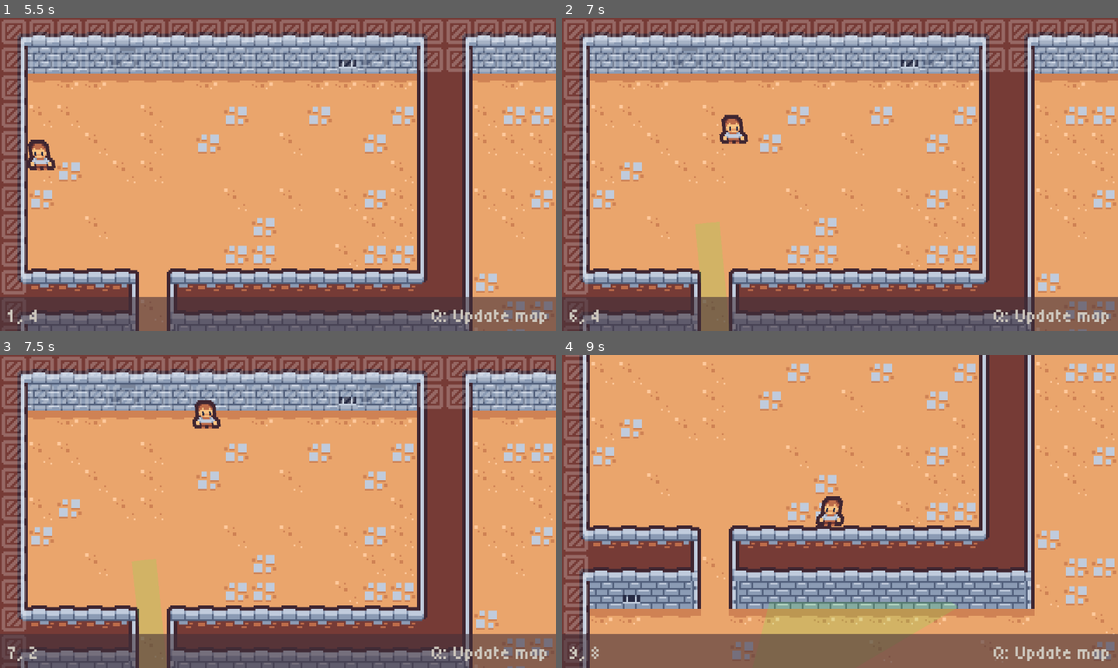
Above: before the commit, frames 1-4 (two rows, left to right).
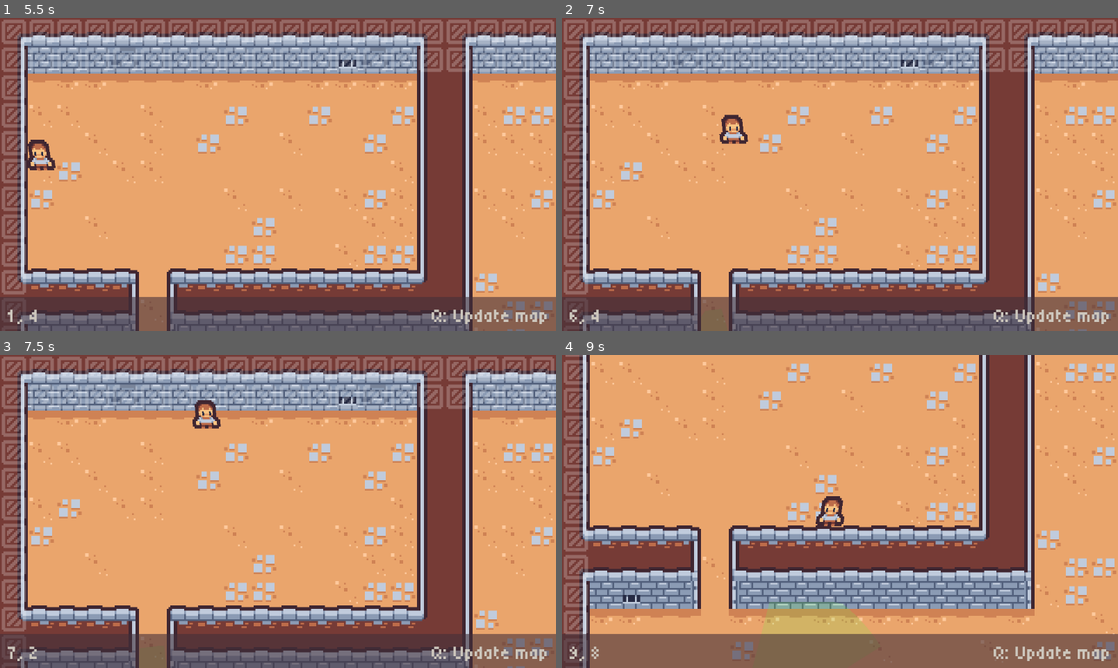
Above: after the commit, the same moments.

Repository: johnreybacal/dungeon-seo-solutions-inc
Game: Godot game, scene res://scenes/game.tscn
Two runs of this game, one before a commit and one after it. Both use one fixed random seed, a clock stepped at 60 frames per second and the inputs below.
Inputs (mouse positions are in pixels of both pictures, inside the frame that each line leads up to):
- Up to frame 1 (5.5 s): move the mouse to (400, 158) at 0.52 s; hold D (move_right) 0.53-1.28 s; tap Space (dash) at 0.6, 4.35 s; click (400, 158) at 0.67 s; move the mouse to (166, 190) at 1.27 s; hold S (move_down) 1.28-2.03 s; tap 4 (use_enemy) at 1.35 s; move the mouse to (333, 105) at 2.02 s; hold D (move_right) 2.03-2.78 s; hold 1 (use_ground) 2.03-2.78 s; move the mouse to (250, 237) at 2.77 s; hold W (move_up) 2.78-3.53 s; tap 3 (use_trap) at 2.85 s; click (250, 237) at 2.92 s; move the mouse to (444, 221) at 3.52 s; hold 2 (use_wall) 3.53-4.28 s; hold A (move_left) 3.53-5.03 s; move the mouse to (111, 127) at 4.27 s; move the mouse to (305, 174) at 5.02 s; hold S (move_down) from 5.03 s (still down); hold 4 (use_enemy) from 5.03 s (still down); click (305, 174) at 5.17 s
- Up to frame 2 (7 s): move the mouse to (756, 96) at 5.77 s; release S (move_down) at 5.78 s; release 4 (use_enemy) at 5.78 s; hold D (move_right) 5.78-6.53 s; tap 1 (use_ground) at 5.85 s; move the mouse to (962, 158) at 6.52 s; hold W (move_up) from 6.53 s (still down); hold 3 (use_trap) from 6.53 s (still down)
- Up to frame 3 (7.5 s): move the mouse to (166, 527) at 7.27 s; release W (move_up) at 7.28 s; release 3 (use_trap) at 7.28 s; hold D (move_right) from 7.28 s (still down); tap 2 (use_wall) at 7.35 s; click (166, 527) at 7.42 s
- Up to frame 4 (9 s): move the mouse to (895, 442) at 8.02 s; release D (move_right) at 8.03 s; hold S (move_down) 8.03-8.78 s; tap Space (dash) at 8.1 s; move the mouse to (812, 574) at 8.77 s; hold A (move_left) from 8.78 s (still down); tap 4 (use_enemy) at 8.85 s

Frame 1 is identical in both runs. In frame 2, less than 0.1% of the frame differs, in the area x 24-25%, y 81-85%; in frame 3, less than 0.1%; in frame 4, 0.2%, in the area x 49-72%, y 78-87%.

Commit message:
remove navigation region | enemy weapon sheate animation

Diff:
--- a/scenes/enemy.tscn
+++ b/scenes/enemy.tscn
@@ -64,10 +64,39 @@
 "values": [-0.7853982, -1.5707964]
 }
 
+[sub_resource type="Animation" id="Animation_xwavj"]
+resource_name = "draw"
+length = 0.25
+tracks/0/type = "value"
+tracks/0/imported = false
+tracks/0/enabled = true
+tracks/0/path = NodePath(".:position")
+tracks/0/interp = 1
+tracks/0/loop_wrap = true
+tracks/0/keys = {
+"times": PackedFloat32Array(0, 0.25),
+"transitions": PackedFloat32Array(1, 1),
+"update": 0,
+"values": [Vector2(-12, 0), Vector2(0, 0)]
+}
+tracks/1/type = "value"
+tracks/1/imported = false
+tracks/1/enabled = true
+tracks/1/path = NodePath(".:rotation")
+tracks/1/interp = 1
+tracks/1/loop_wrap = true
+tracks/1/keys = {
+"times": PackedFloat32Array(0, 0.25),
+"transitions": PackedFloat32Array(1, 1),
+"update": 0,
+"values": [-1.5707964, -0.7853982]
+}
+
 [sub_resource type="AnimationLibrary" id="AnimationLibrary_xwavj"]
 _data = {
 &"RESET": SubResource("Animation_c4w8v"),
-&"draw": SubResource("Animation_5uy6h")
+&"draw": SubResource("Animation_5uy6h"),
+&"sheathe": SubResource("Animation_xwavj")
 }
 
 [sub_resource type="Animation" id="Animation_qhqgy"]
@@ -307,7 +336,7 @@
 rotation = -1.5708
 angle_deg = 45
 ray_count = 50
-max_distance = 150.0
+max_distance = 100.0
 collision_layer_mask = 5
 
 [node name="VisionConeRenderer" parent="VisionCone/VisionCone2D" index="0"]
--- a/scenes/game.tscn
+++ b/scenes/game.tscn
@@ -7,15 +7,10 @@
 [ext_resource type="PackedScene" uid="uid://i7qpg6tjfq6s" path="res://scenes/hud.tscn" id="4_lbhrr"]
 [ext_resource type="PackedScene" uid="uid://cuhhvtpvqv8yo" path="res://scenes/enemy.tscn" id="6_p57ef"]
 
-[sub_resource type="NavigationPolygon" id="NavigationPolygon_p57ef"]
-
 [node name="Game" type="Node2D"]
 script = ExtResource("1_lnu2h")
 
-[node name="NavigationRegion2D" type="NavigationRegion2D" parent="."]
-navigation_polygon = SubResource("NavigationPolygon_p57ef")
-
-[node name="DungeonTileMap" type="TileMapLayer" parent="NavigationRegion2D"]
+[node name="DungeonTileMap" type="TileMapLayer" parent="."]
 position = Vector2(-16, -16)
 tile_map_data = PackedByteArray("AAAAABEAAAABAAEAAAABABEAAAACAAQAAAACABEAAAADAAQAAAADABEAAAACAAQAAAAEABEAAAABAAQAAAAFAB …(17616 unchanged characters)…
 tile_set = ExtResource("1_uwrxv")
--- a/scripts/enemy.gd
+++ b/scripts/enemy.gd
@@ -81,6 +81,7 @@
             return_timer -= delta
             vision_cone.look_at(target.position)
             if return_timer <= 0:
+                weapon.rotation = 0
                 target = null
                 set_movement_target(original_position)
         else:
@@ -116,8 +117,7 @@
         target_in_sight = false
         return_timer = 5
         vision_renderer.color = original_color
-        weapon_animation_player.play("RESET")
-        weapon.rotation = 0
+        weapon_animation_player.play("sheathe")
         attack_duration = 0
         _set_attack_area_collider_disabled.call_deferred(true)
 
--- a/scripts/game_manager.gd
+++ b/scripts/game_manager.gd
@@ -1,6 +1,6 @@
 extends Node2D
 
-@onready var dungeon_tile_map: TileMapLayer = $NavigationRegion2D/DungeonTileMap
+@onready var dungeon_tile_map: TileMapLayer = $DungeonTileMap
 @onready var map_guide_tile_map: TileMapLayer = $MapGuideTileMap
 @onready var player: Player = $Player
 @onready var camera: Camera2D = $Camera2D
Not shown: 1 places in scenes/enemy.tscn that only renumber resources
Not shown: 1 places in scenes/game.tscn that only renumber resources
